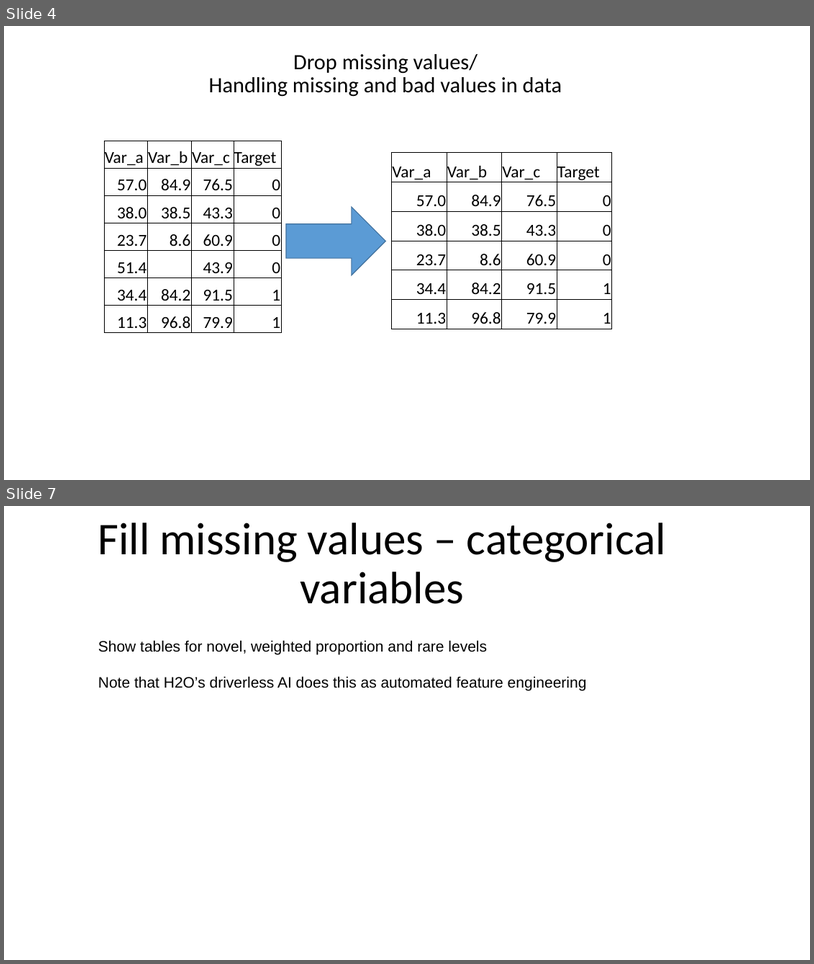
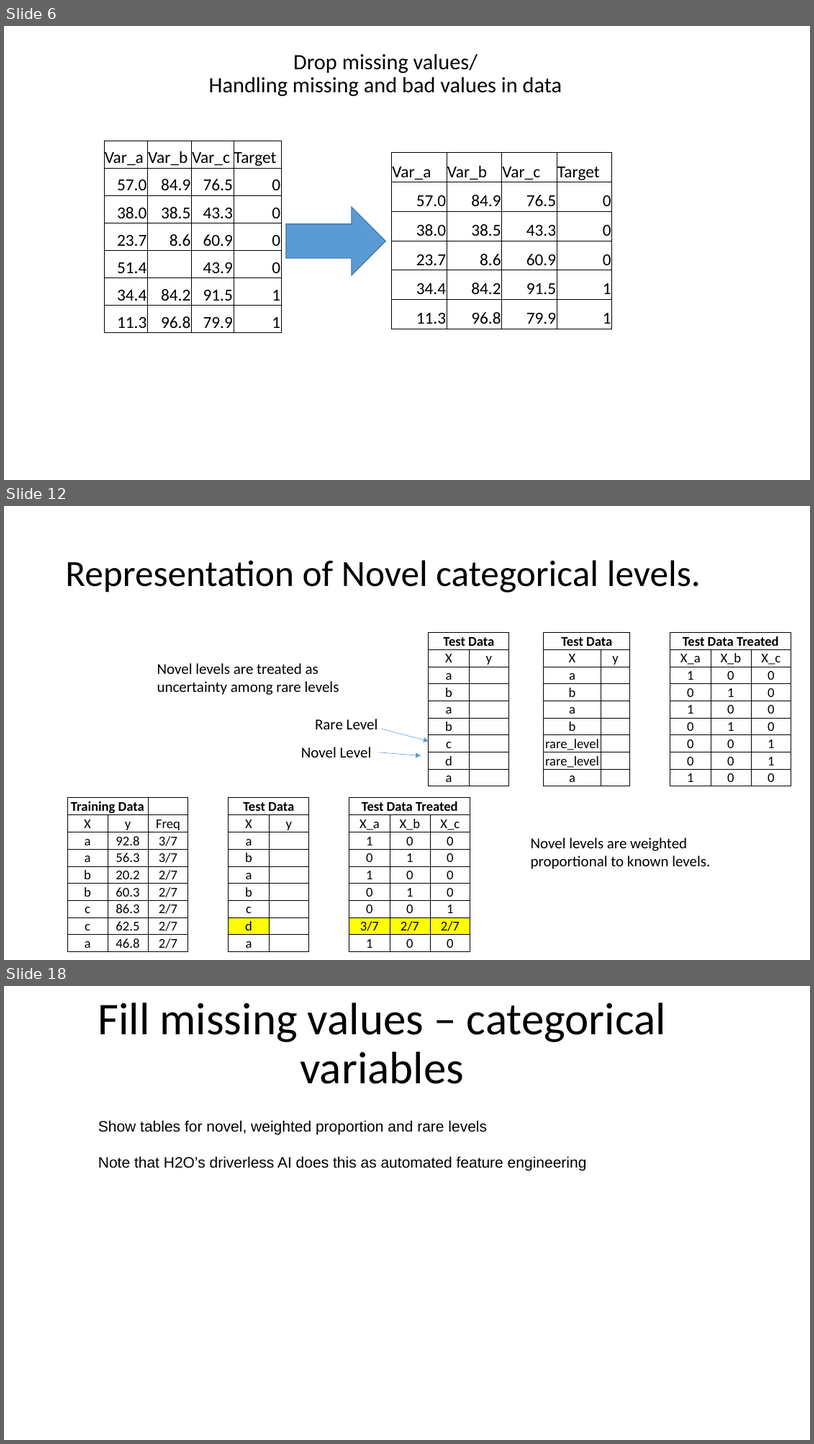
Before and after one commit to Vishnu1183/Data-Science-Tutorials, a slide deck: Vishnu-vtreat.pptx. Shown one above the other, each under a label of ours: slides 4 and 7 before the commit, slides 6, 12 and 18 after it; the slides between them are not shown. The pictures are 814x964 and 814x1444 pixels, drawn with LibreOffice and Linux fonts; fonts in the diff are those of the drawing. Boxes give left, top, right and bottom in pixels: in the first picture for what was removed or moved away, otherwise in the second. Text is boxed around its words. In the diff, an @@ line names an element or a change of style, - is before the commit and + after.

```diff
--- a/Vishnu-vtreat.pptx
+++ b/Vishnu-vtreat.pptx
@@ slide 12 added at bbox=[4, 506, 810, 960], background #FFFFFF @@
@@ title added at bbox=[65, 560, 701, 592], 44 pt, text #000000 @@
+Representation of Novel categorical levels.
@@ table added at bbox=[429, 633, 793, 955], 9 rows, 9 columns @@
+Test Data |  |  | Test Data |  |  | Test Data Treated |  | 
+X | y |  | X | y |  | X_a | X_b | X_c
+a |  |  | a |  |  | 1 | 0 | 0
+b |  |  | b |  |  | 0 | 1 | 0
+a |  |  | a |  |  | 1 | 0 | 0
+b |  |  | b |  |  | 0 | 1 | 0
+c |  |  | rare_level |  |  | 0 | 0 | 1
+d |  |  | rare_level |  |  | 0 | 0 | 1
+a |  |  | a |  |  | 1 | 0 | 0
@@ text added at bbox=[157, 663, 340, 695], 18 pt, text #000000 @@
+Novel levels are treated as
+uncertainty among rare levels
@@ text added at bbox=[315, 718, 378, 729], 18 pt, text #000000 @@
+Rare Level
@@ arrow added from (381, 728) to (429, 741), #5B9BD5 0.5 pt @@
@@ text added at bbox=[301, 746, 372, 757], 18 pt, text #000000 @@
+Novel Level
@@ arrow added from (378, 752) to (421, 755), #5B9BD5 0.5 pt @@
@@ table added at bbox=[67, 798, 473, 955], 9 rows, 10 columns @@
+Training Data |  |  |  | Test Data |  |  | Test Data Treated |  | 
+X | y | Freq |  | X | y |  | X_a | X_b | X_c
+a | 92.8 | 3/7 |  | a |  |  | 1 | 0 | 0
+a | 56.3 | 3/7 |  | b |  |  | 0 | 1 | 0
+b | 20.2 | 2/7 |  | a |  |  | 1 | 0 | 0
+b | 60.3 | 2/7 |  | b |  |  | 0 | 1 | 0
+c | 86.3 | 2/7 |  | c |  |  | 0 | 0 | 1
+c | 62.5 | 2/7 |  | d |  |  | 3/7 | 2/7 | 2/7
+a | 46.8 | 2/7 |  | a |  |  | 1 | 0 | 0
@@ text added at bbox=[531, 837, 710, 869], 18 pt, text #000000 @@
+Novel levels are weighted
+proportional to known levels.
@@ what was slide 4 is now slide 6 @@
@@ what was slide 7 is now slide 18 @@
```
Also in this commit, not shown: 2 slides changed, 11 other slides added, 2 slides removed, 1 other file.
